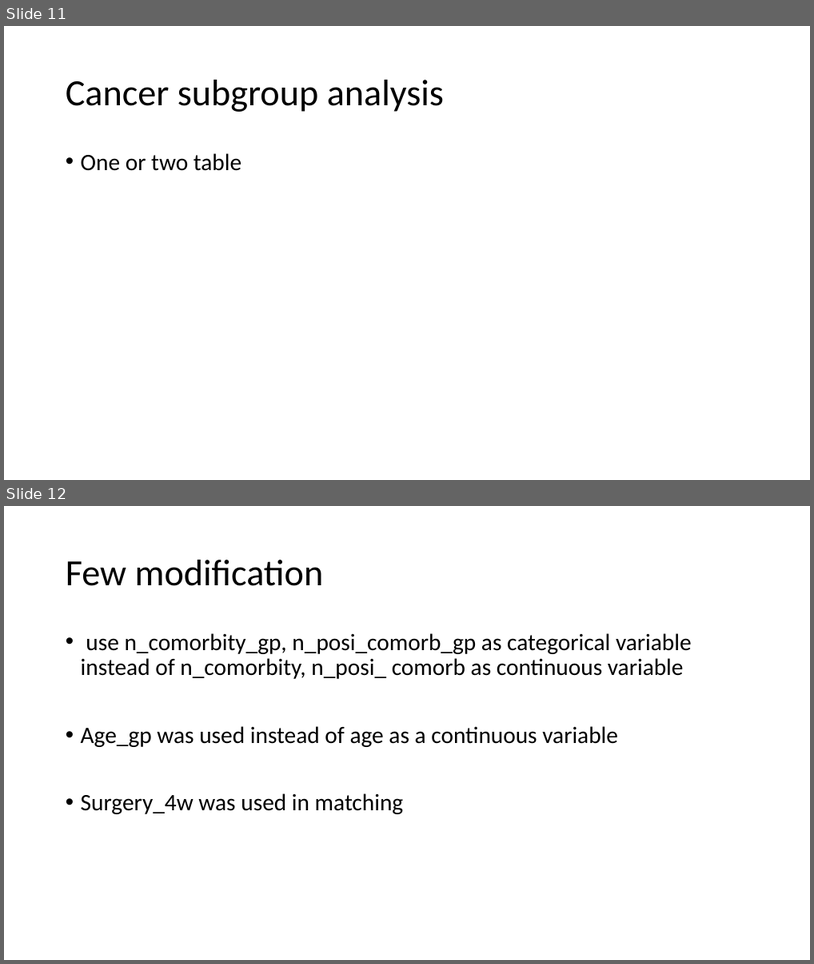
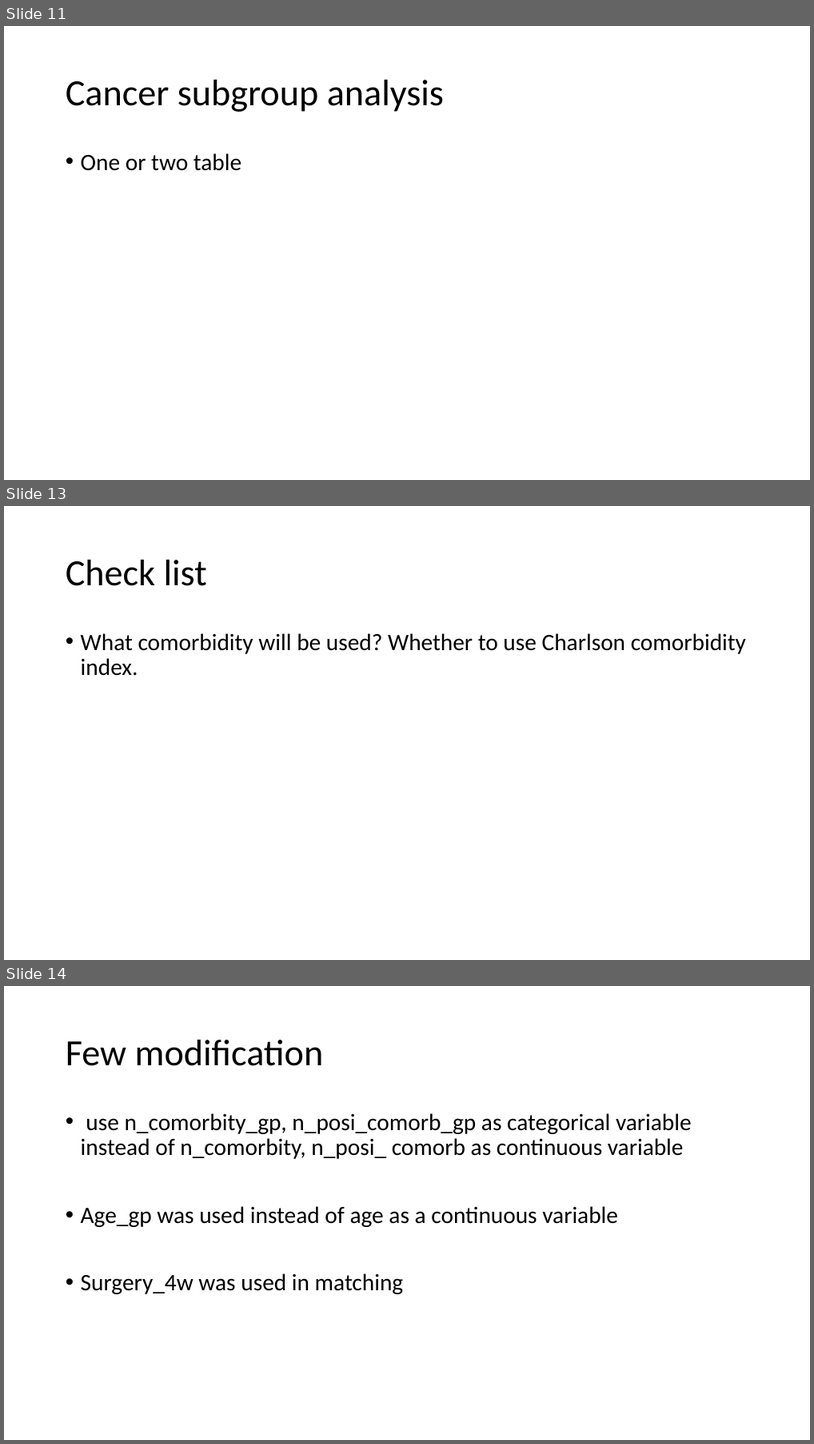
Before and after one commit to FDUguchunhui/cancer, a slide deck: pre/Presentation1.pptx. Shown one above the other, each under a label of ours: slides 11 and 12 before the commit, slides 11, 13 and 14 after it; the slides between them are not shown. The pictures are 814x964 and 814x1444 pixels, drawn with LibreOffice and Linux fonts; fonts in the diff are those of the drawing. Boxes give left, top, right and bottom in pixels: in the first picture for what was removed or moved away, otherwise in the second. Text is boxed around its words. In the diff, an @@ line names an element or a change of style, - is before the commit and + after.

```diff
--- a/pre/Presentation1.pptx
+++ b/pre/Presentation1.pptx
@@ slide 13 added at [4, 506, 810, 960], background #FFFFFF @@
@@ title added at [66, 560, 207, 586], 44 pt, text #000000 @@
+Check list
@@ text added at [81, 633, 746, 676], 28 pt, text #000000 @@
+• What comorbidity will be used? Whether to use Charlson comorbidity index.
@@ what was slide 12 is now slide 14 @@
```
Also in this commit, not shown: 1 other slide added, 3 other files.
